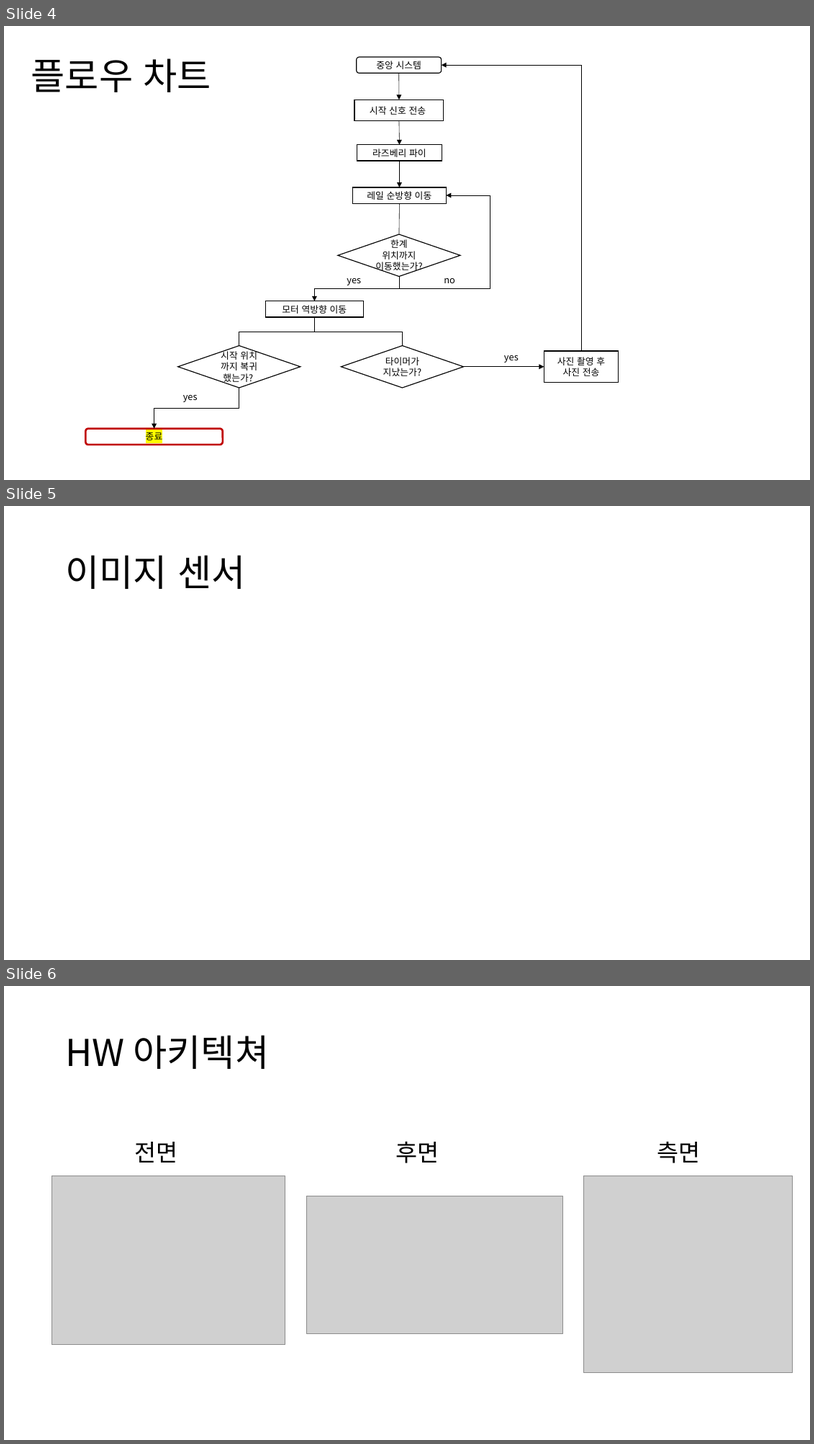
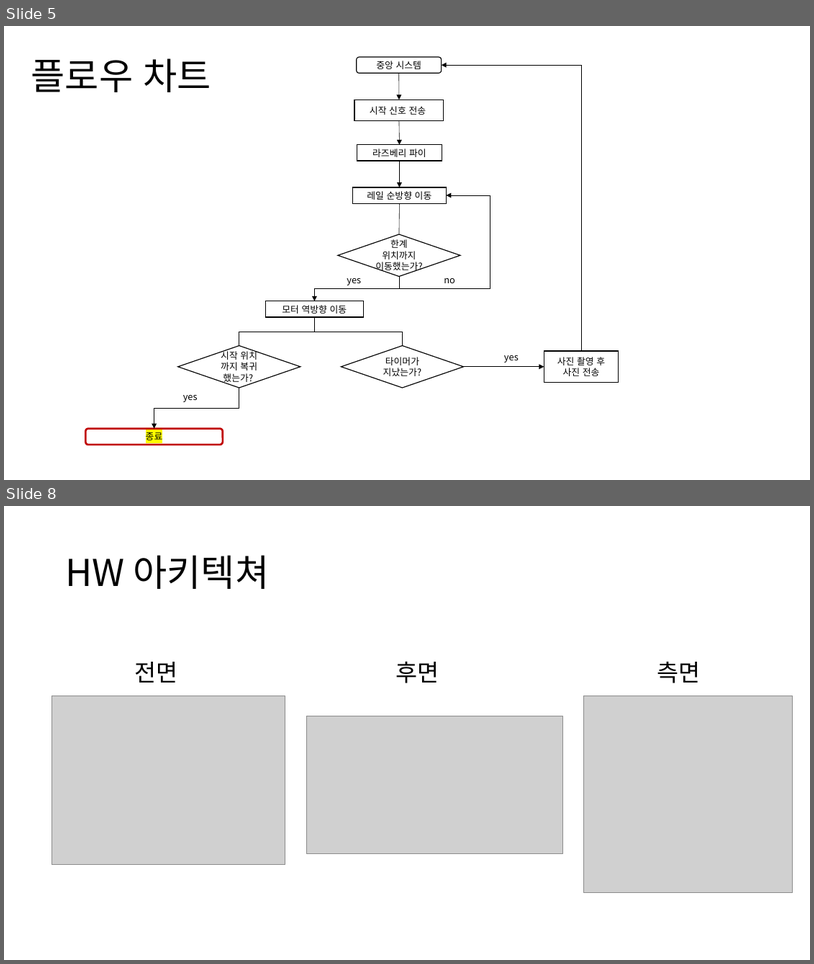
Before and after one commit to kang-beep/SmartForm_CameraModule, a slide deck: 스마트팜 카메라 모듈 구성도.pptx. Shown one above the other, each under a label of ours: slides 4, 5 and 6 before the commit, slides 5 and 8 after it; the slides between them are not shown. The pictures are 814x1444 and 814x964 pixels, drawn with LibreOffice and Linux fonts; fonts in the diff are those of the drawing; grey boxes stand for pictures. Boxes give left, top, right and bottom in pixels: in the first picture for what was removed or moved away, otherwise in the second. Text is boxed around its words. In the diff, an @@ line names an element or a change of style, - is before the commit and + after.

```diff
--- a/스마트팜 카메라 모듈 구성도.pptx
+++ b/스마트팜 카메라 모듈 구성도.pptx
@@ slide 5 removed at (4,506,810,960), background #FFFFFF @@
@@ title removed at (65,555,245,589) @@
-이미지 센서
@@ what was slide 4 is now slide 5 @@
@@ what was slide 6 is now slide 8 @@
```
Also in this commit, not shown: 3 slides changed, 3 slides added.
